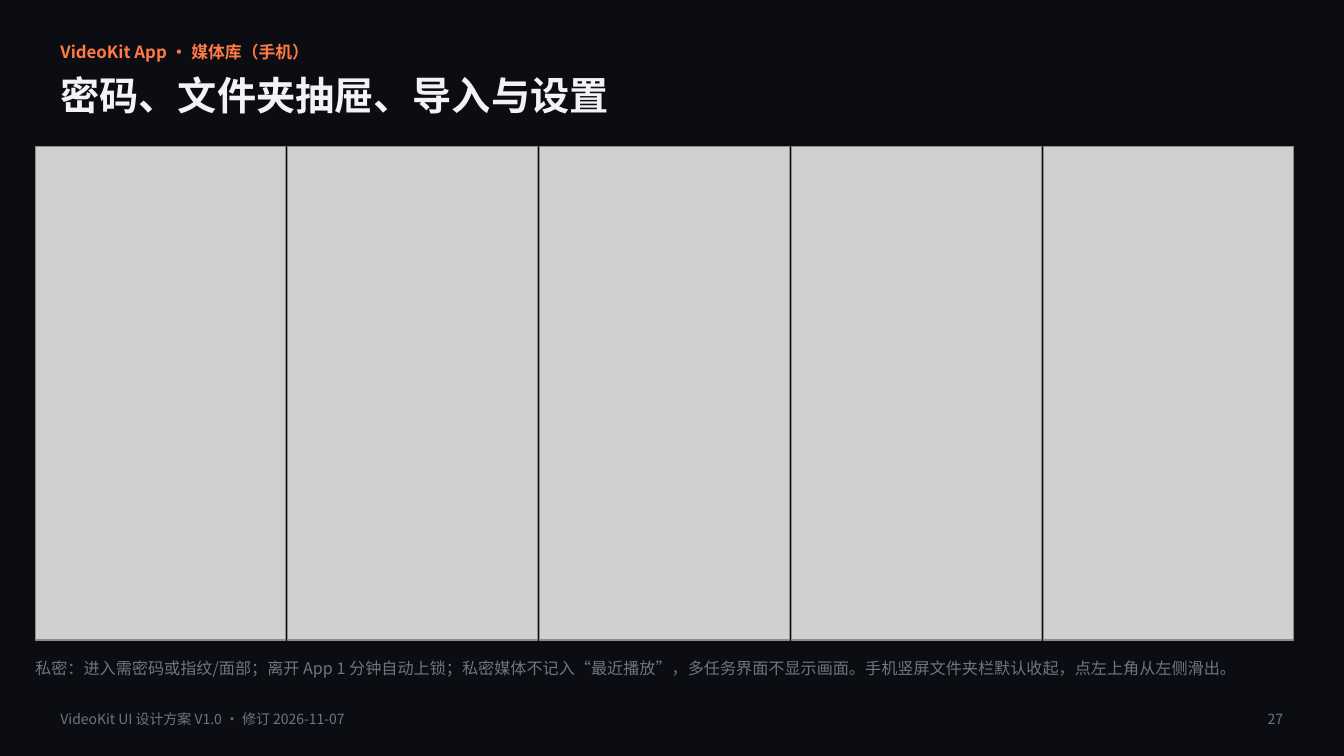
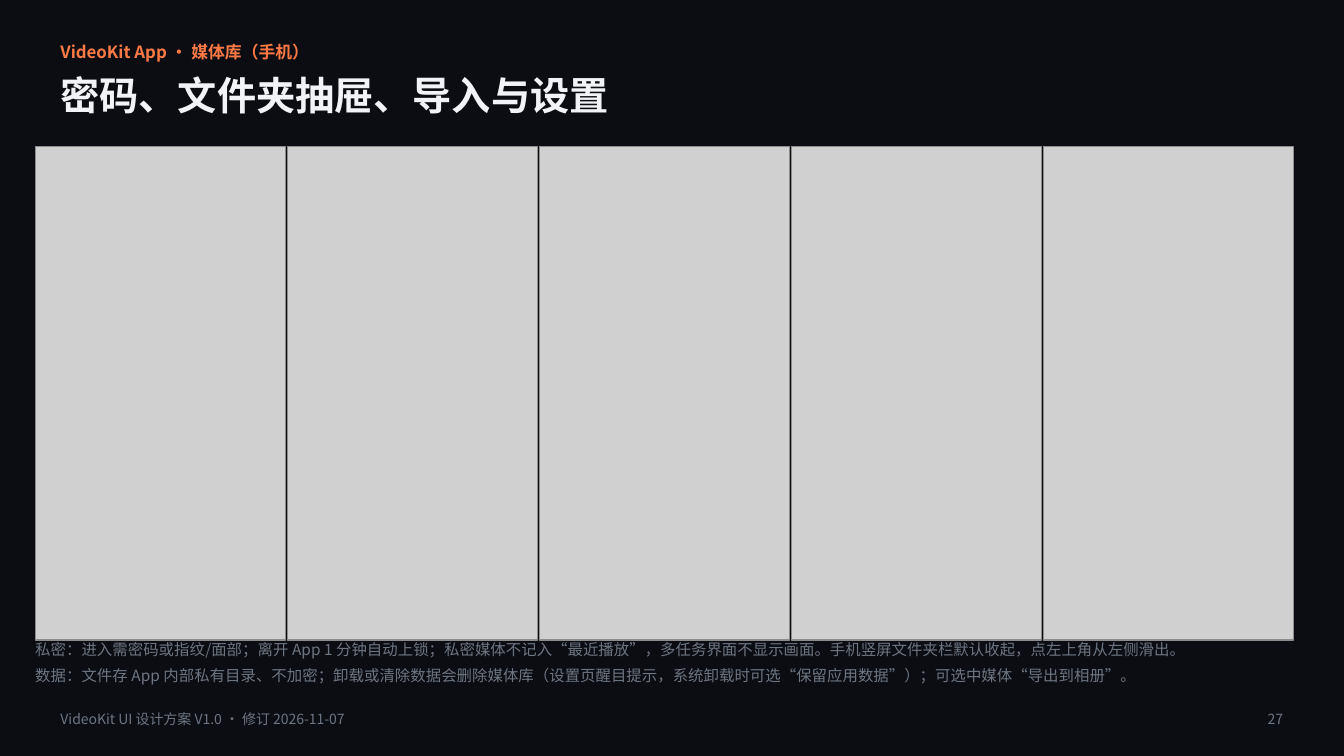
Before and after one commit to bennyliaa/VideoKit, a slide deck: slide 27 of docs/requirement/VideoKit_UI_Design_V1.0.pptx. Drawn at 1344x756 pixels with LibreOffice and Linux fonts; fonts in the diff are those of the drawing; grey boxes stand for pictures. Boxes give left, top, right and bottom in pixels: in the first picture for what was removed or moved away, otherwise in the second. Text is boxed around its words. In the diff, an @@ line names an element or a change of style, - is before the commit and + after.

```diff
--- a/docs/requirement/VideoKit_UI_Design_V1.0.pptx
+++ b/docs/requirement/VideoKit_UI_Design_V1.0.pptx
@@ text at (35, 639, 1185, 659): size 11.5 to 11 pt in "私密：进入需密码或指纹/面部；离开 App 1 分钟自动上锁；私密媒体不记入“最近播放”，多任务界面不显示画面。手机竖屏 ..." @@
@@ text "私密：进入需密码或指纹/面部；离开 App 1 分钟自动上锁；私密媒体不记入“最近播放”，多任务界面不显示画面。手机竖屏 ...": place and size @@
-text "私密：进入需密码或指纹/面部；离开 App 1 分钟自动上锁；私密媒体不记入“最近播放”，多任务界面不显示画面。手机竖屏 ..." at (35, 660, 1236, 678)
+text "私密：进入需密码或指纹/面部；离开 App 1 分钟自动上锁；私密媒体不记入“最近播放”，多任务界面不显示画面。手机竖屏 ..." at (35, 639, 1185, 685)
@@ text at (35, 668, 1135, 685): paragraph added @@
+数据：文件存 App 内部私有目录、不加密；卸载或清除数据会删除媒体库（设置页醒目提示，系统卸载时可选“保留应用数据”）；可选中媒体“导出到相册”。
```
Also in this commit, not shown: 3 other files.
